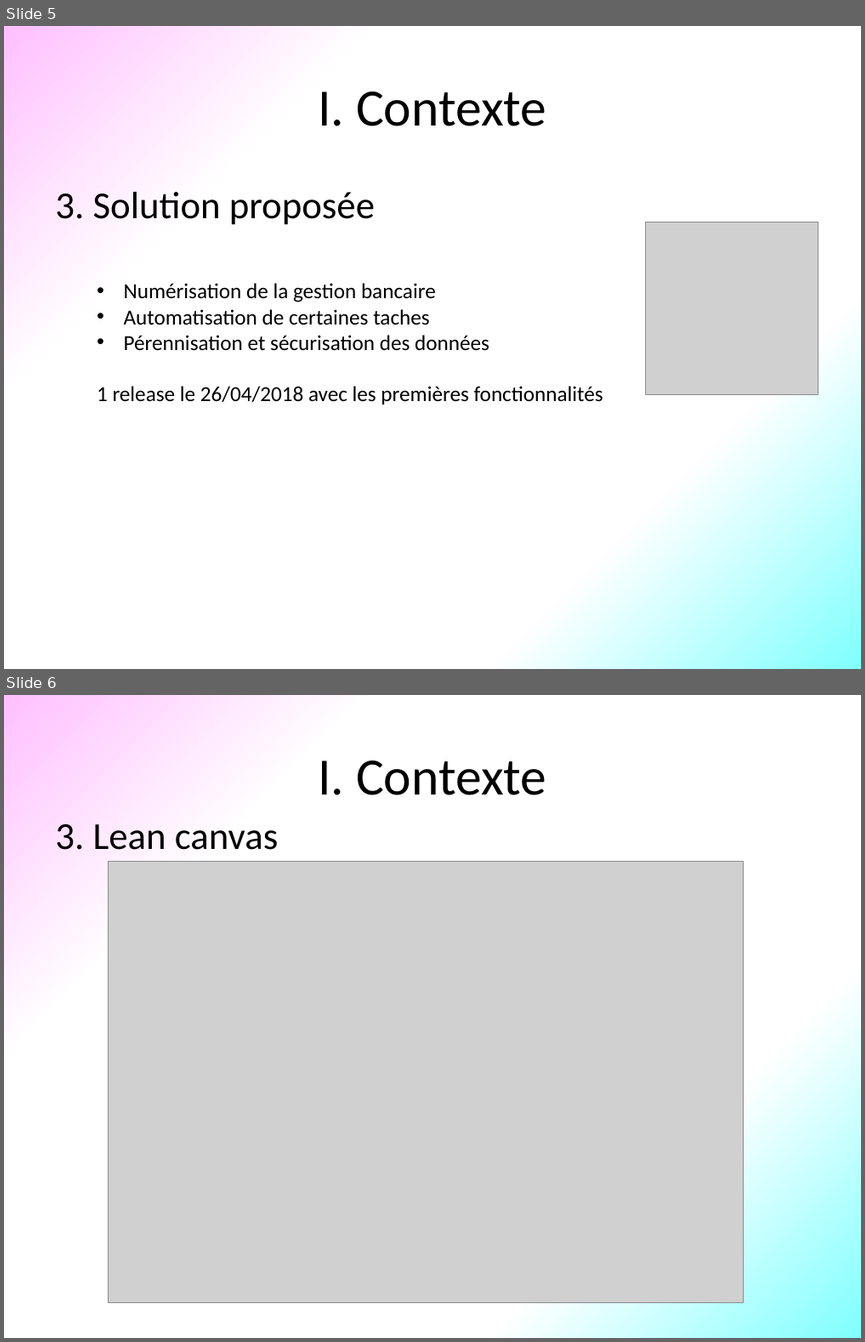
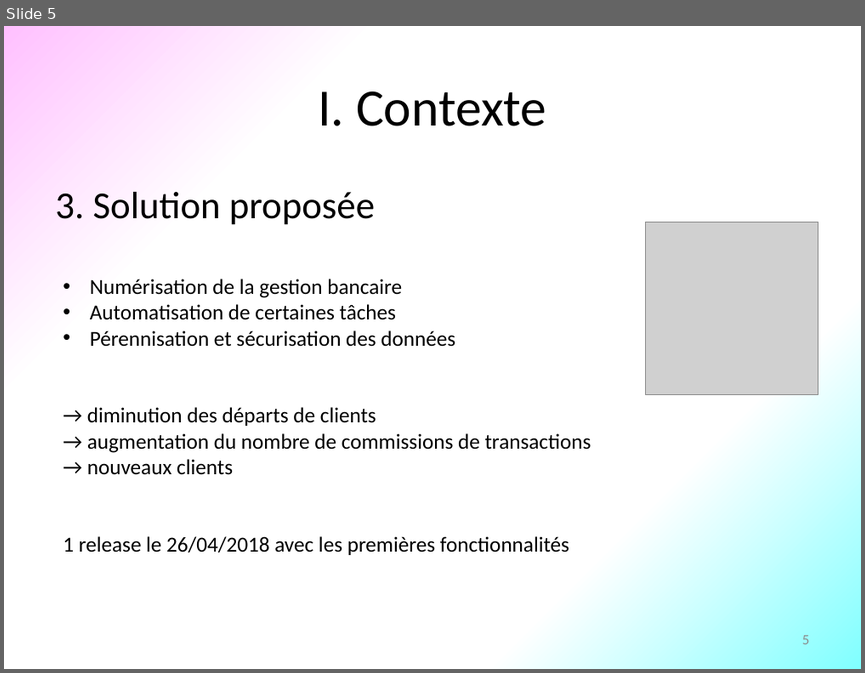
Before and after one commit to frederic-batault/Proxibanque-V3, a slide deck: SCRUM/Présentation.pptx. Shown one above the other, each under a label of ours: slides 5 and 6 before the commit, slide 5 after it. The pictures are 865x1342 and 865x673 pixels, drawn with LibreOffice and Linux fonts; fonts in the diff are those of the drawing; grey boxes stand for pictures. Boxes give left, top, right and bottom in pixels: in the first picture for what was removed or moved away, otherwise in the second. Text is boxed around its words. In the diff, an @@ line names an element or a change of style, - is before the commit and + after.

Commit message:
creation base de donnée

```diff
--- a/SCRUM/Présentation.pptx
+++ b/SCRUM/Présentation.pptx
@@ slide 6 removed at <box>4,695,861,1338</box>, background gradient #FFC0FF to #FFFFFF to #80FFFF @@
@@ title removed at <box>318,760,546,795</box> @@
-I. Contexte
@@ text removed at <box>55,824,278,850</box> @@
-3. Lean canvas
@@ picture removed at <box>109,862,743,1303</box> @@
@@ slide 5 changed as well @@
@@ text "Numérisation de la gestion bancaire": place and size @@
-text "Numérisation de la gestion bancaire" at <box>97,283,603,404</box>
+text "Numérisation de la gestion bancaire" at <box>63,278,591,555</box>
@@ text at <box>90,304,396,320</box>: text changed @@
-• Automatisation de certaines taches
+• Automatisation de certaines tâches
@@ text at <box>87,407,591,475</box>: paragraphs added @@
+→ diminution des départs de clients
+→ augmentation du nombre de commissions de transactions
+→ nouveaux clients
@@ page number added at <box>802,635,809,644</box>, 12 pt, text #8C8C8C @@
+5
```
Also in this commit, not shown: 10 other slides changed, 7 other files.
